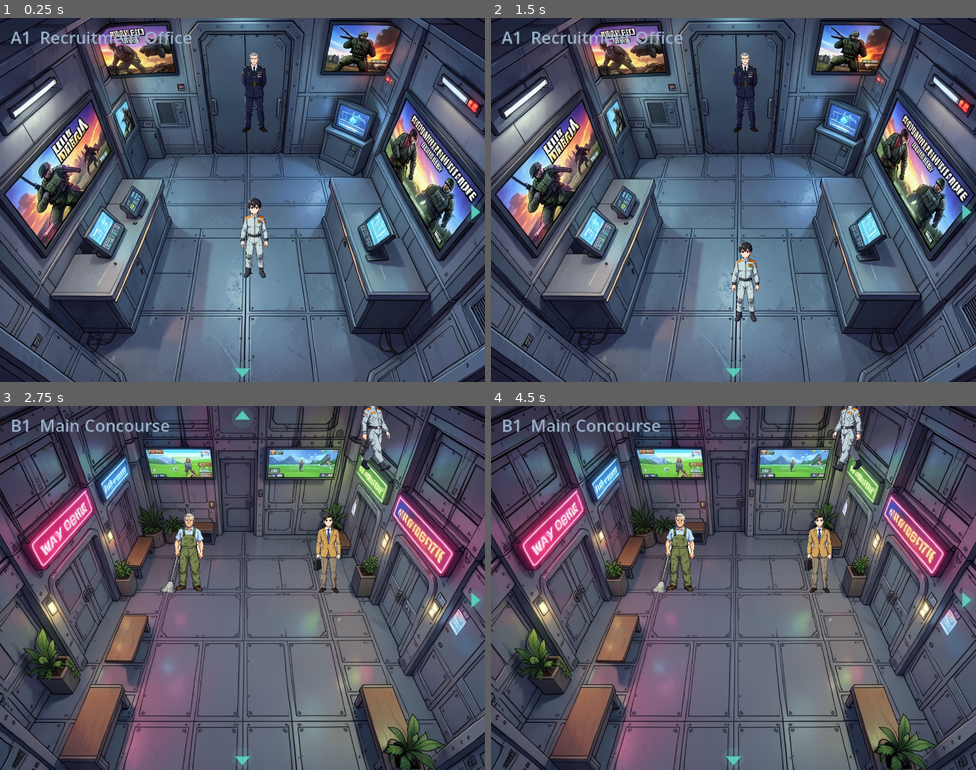
Above: before the commit, frames 1-4 (two rows, left to right).
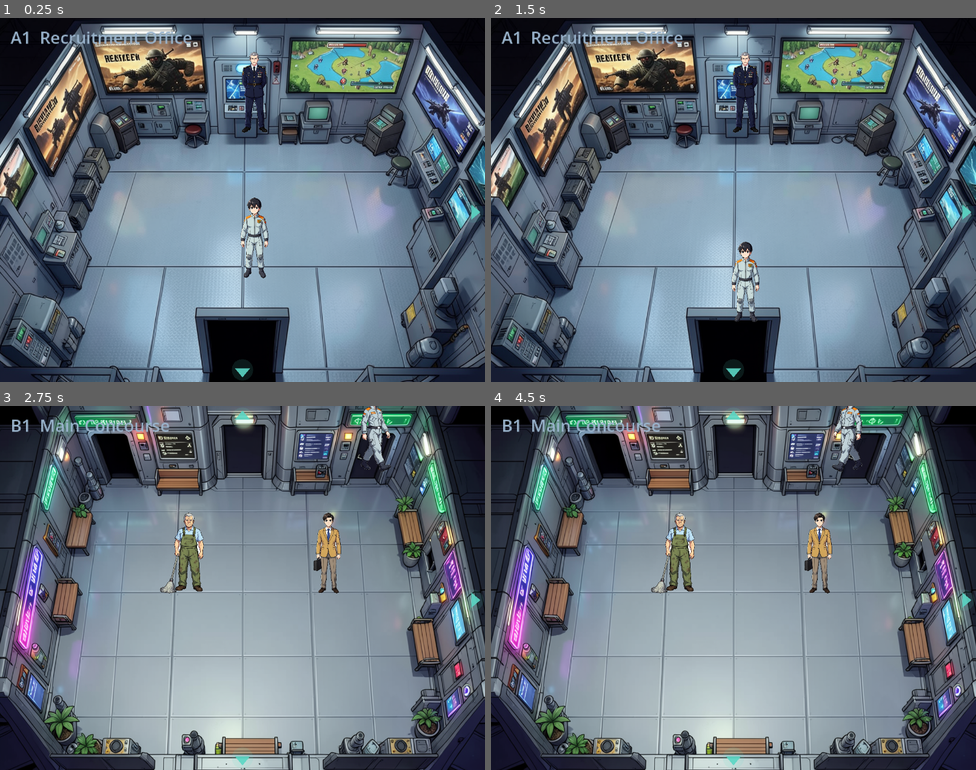
Above: after the commit, the same moments.

Repository: CryptoJones/UNSDF
Game: Godot game, scene res://scenes/main.tscn
The game is run twice, just before and just after one commit, with the same random seed, the same clock (stepped at 60 frames per second) and the same inputs.
Inputs:
- Up to frame 1 (0.25 s): no input
- Up to frame 2 (1.5 s): tap Enter at 0.5 s; hold Right (move_right) 0.53-1.28 s; hold X (grab) 0.53-1.28 s; tap Space at 0.77, 1.25 s; hold Down (move_down) from 1.28 s (still down); tap Z (interact) at 1.35 s
- Up to frame 3 (2.75 s): tap Space at 1.52 s; release Down (move_down) at 2.03 s; hold Right (move_right) from 2.03 s (still down); tap Enter at 2.1 s
- Up to frame 4 (4.5 s): release Right (move_right) at 2.78 s; hold Up (move_up) 2.78-3.53 s; tap Shift at 2.85 s; tap Space at 3.02, 3.77, 4.25 s; tap Enter at 3.5 s; hold X (grab) 3.53-4.28 s; hold Left (move_left) from 3.53 s (still down); tap Z (interact) at 4.35 s

The runs differ from the first frame. In frame 1, 84% of the frame differs, in the area x 0-100%, y 0-100%; in frame 2, 84%; in frame 3, 88%; in frame 4, 88%.

Commit message:
feat: flatter top-down room art + fix Tevor->Trevor Flurry
Regenerated all 16 backgrounds in a flatter overhead framing (floor fills the
frame, doors centered on the sides each exit needs) so they reconcile with the
grid and the 2-cell collision border. Exits now line up with the painted
doorways; the cyan/amber chevrons mark each exit. Smoke 142/142.

Co-Authored-By: Claude Opus 4.8 <noreply@anthropic.com>
Claude-Session: https://claude.ai/code/session_017oy3KhAQqCbUbVwsd4V3P8

Diff:
--- a/scripts/data/room_db.gd
+++ b/scripts/data/room_db.gd
@@ -79,7 +79,7 @@
 			"south": {"to": &"C1"},
 		},
 		"npcs": [
-			{"cell": Vector2i(7, 7), "name": "Tevor Flurry", "dialogue": &"janitor", "color": Color("5a6e4a")},
+			{"cell": Vector2i(7, 7), "name": "Trevor Flurry", "dialogue": &"janitor", "color": Color("5a6e4a")},
 			{"cell": Vector2i(13, 7), "name": "Business Traveler", "dialogue": &"traveler", "color": Color("8a7a5a")},
 		],
 	},
Binary file changed: assets/backgrounds/a1.png
Binary file changed: assets/backgrounds/a2.png
Binary file changed: assets/backgrounds/a3.png
Binary file changed: assets/backgrounds/a4.png
Binary file changed: assets/backgrounds/b1.png
Binary file changed: assets/backgrounds/b2.png
Binary file changed: assets/backgrounds/b3.png
Binary file changed: assets/backgrounds/b4.png
Binary file changed: assets/backgrounds/c1.png
Binary file changed: assets/backgrounds/c2.png
Binary file changed: assets/backgrounds/c3.png
Binary file changed: assets/backgrounds/c4.png
(and 4 more such lines)
